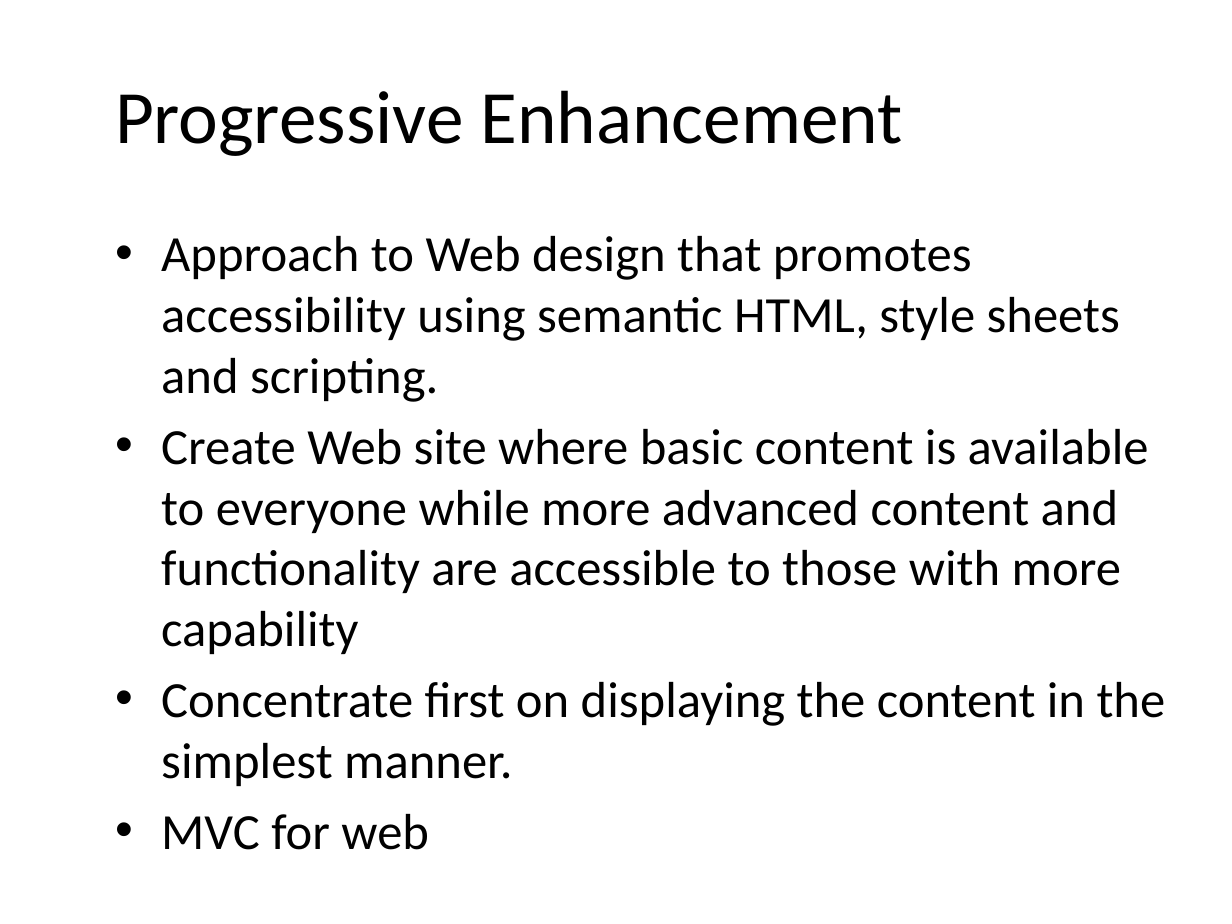
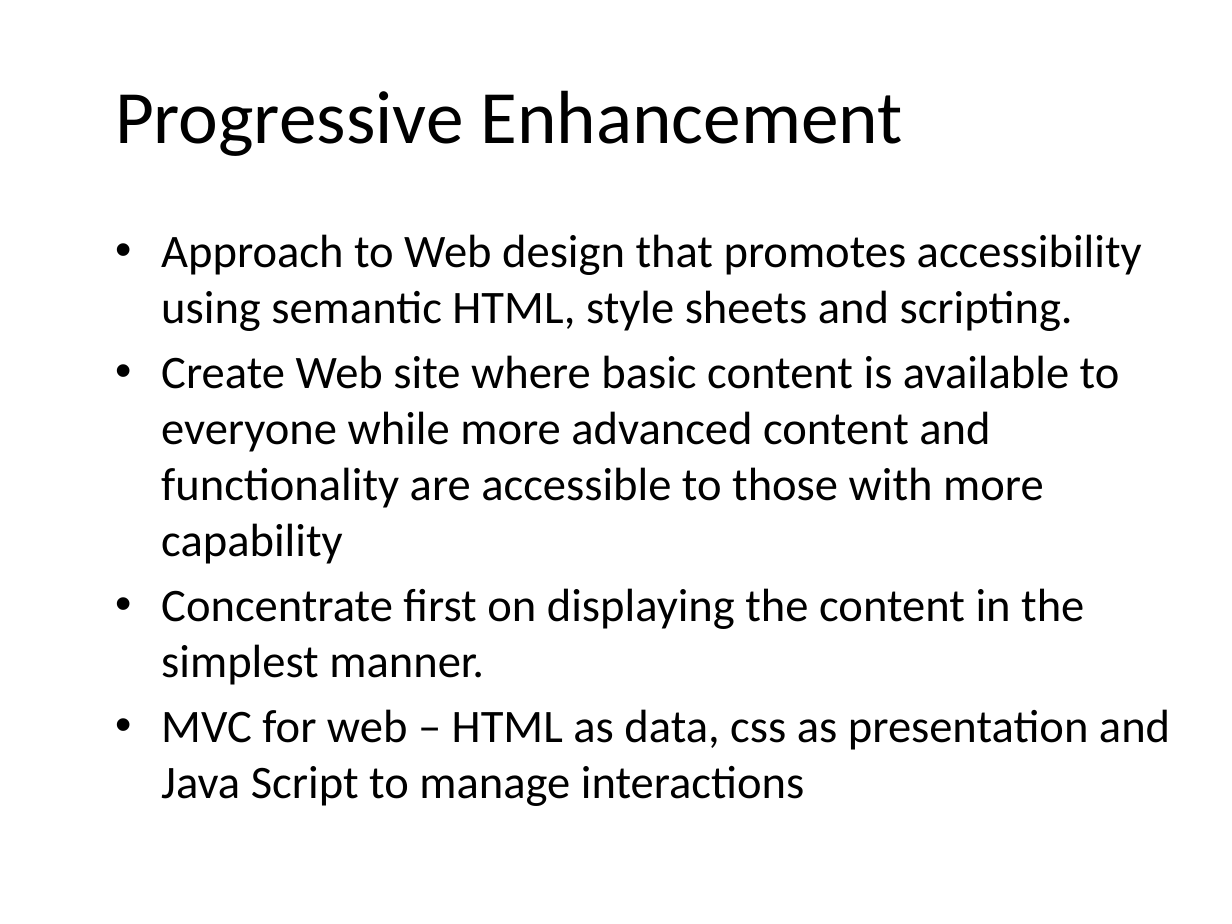
Before and after one commit to punchouty/accessibility, a slide deck: slide 6 of ppt/aria.pptx (slide 5 before the commit). Drawn at 1232x924 pixels with LibreOffice and Linux fonts; fonts in the diff are those of the drawing; background and template pictures are left out. Boxes give left, top, right and bottom in pixels: in the first picture for what was removed or moved away, otherwise in the second. Text is boxed around its words. In the diff, an @@ line names an element or a change of style, - is before the commit and + after.

```diff
--- a/ppt/aria.pptx
+++ b/ppt/aria.pptx
@@ text at [161,234,1142,685]: size 29.6 to 27.2 pt in "Approach to Web design that promotes accessibility ...", "Create Web site where basic content is ...", "Concentrate first on displaying the content in ..." @@
@@ text at [161,709,1170,806]: text changed; size 29.6 to 27.2 pt @@
-• MVC for web
+• MVC for web – HTML as data, css as presentation and Java Script to manage interactions
```
Also in this commit, not shown: 4 other slides changed, 4 slides added, 12 other files.
